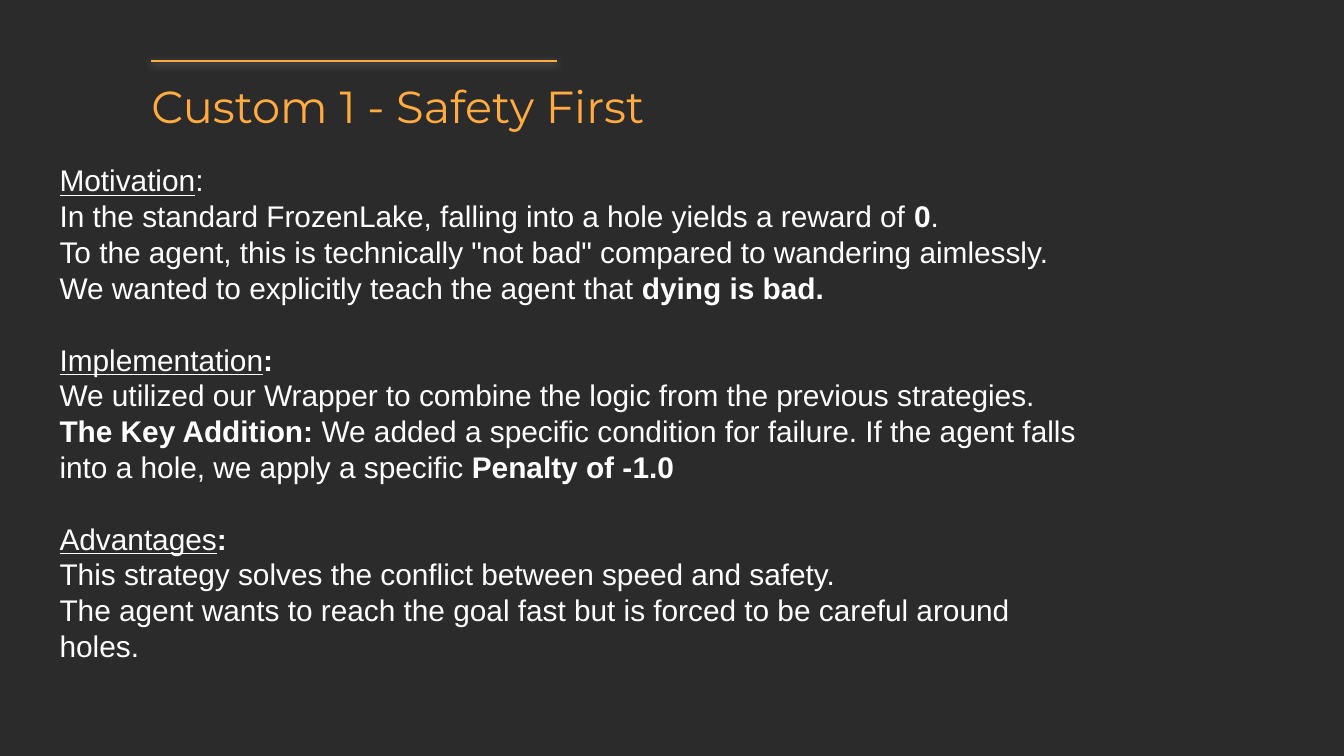
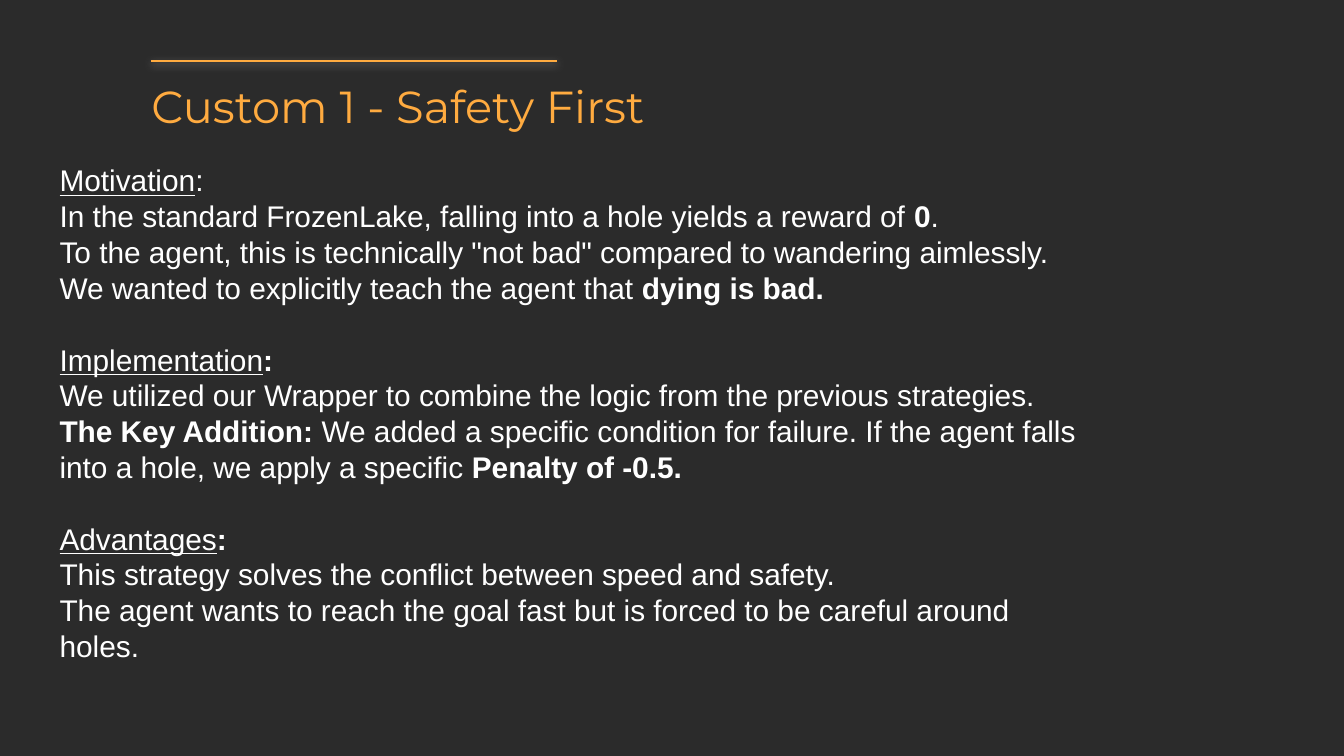
Before and after one commit to DanielChernov99/RL-FrozenLake, a slide deck: slide 8 of RL Final presentation.pptx. Drawn at 1344x756 pixels with LibreOffice and Linux fonts; fonts in the diff are those of the drawing; background and template pictures are left out; a plain dark background stands for a picture behind light text. Boxes give left, top, right and bottom in pixels: in the first picture for what was removed or moved away, otherwise in the second. Text is boxed around its words. In the diff, an @@ line names an element or a change of style, - is before the commit and + after.

```diff
--- a/RL Final presentation.pptx
+++ b/RL Final presentation.pptx
@@ text at [60, 420, 1075, 484]: text changed @@
-The Key Addition: We added a specific condition for failure. If the agent falls into a hole, we apply a specific Penalty of -1.0
+The Key Addition: We added a specific condition for failure. If the agent falls into a hole, we apply a specific Penalty of -0.5.
```
Also in this commit, not shown: 8 other slides changed.
